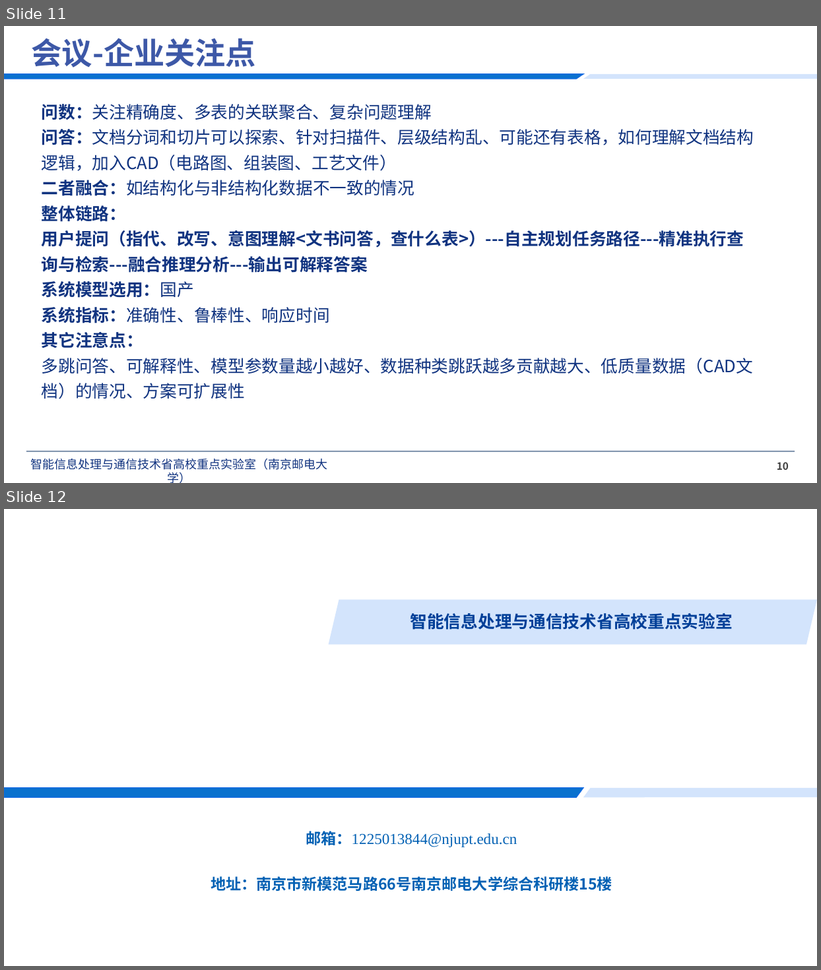
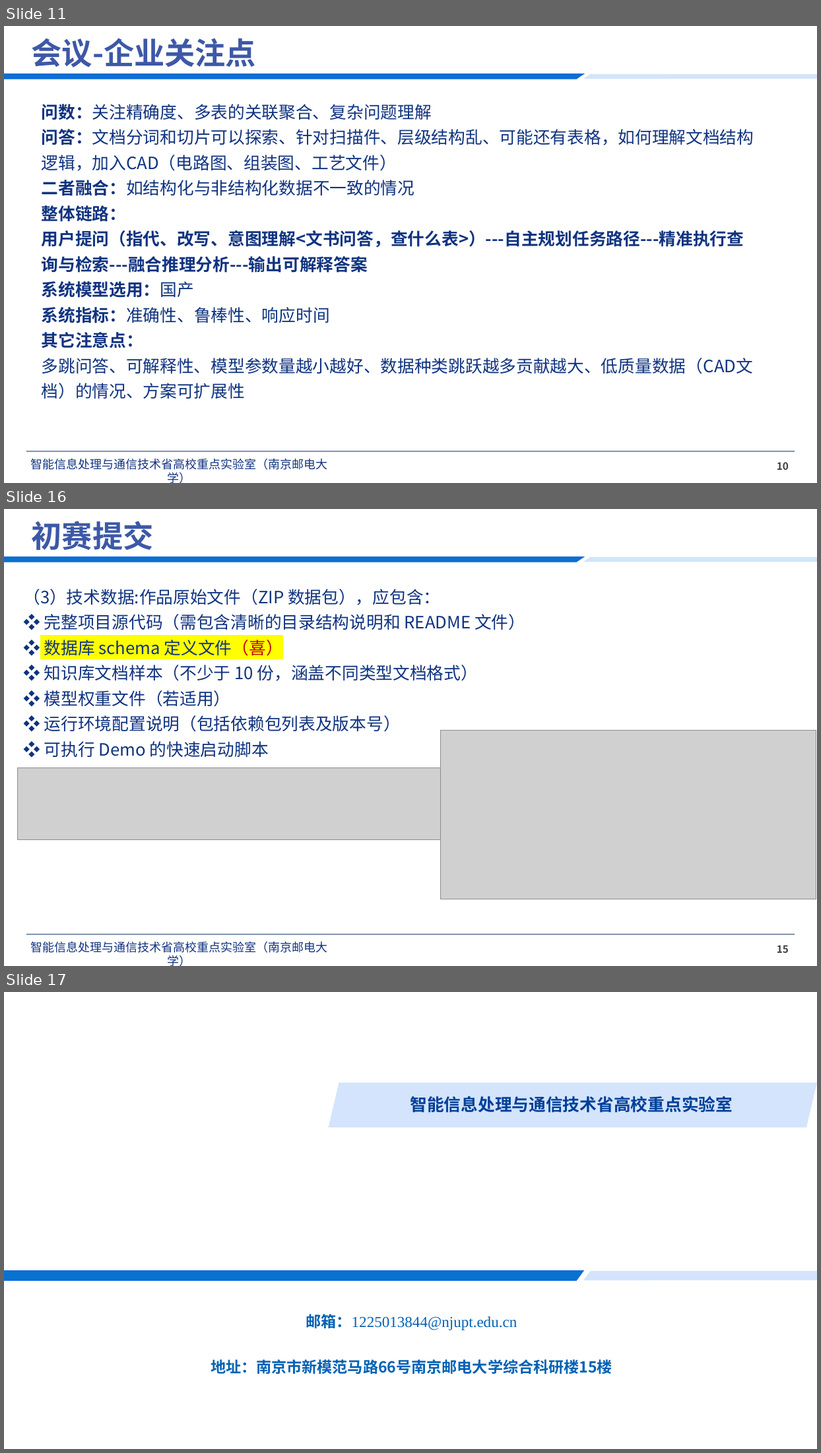
Before and after one commit to jiajia0820/chinook-business-agent, a slide deck: docs/reference/task8-analysis.pptx. Shown one above the other, each under a label of ours: slides 11 and 12 before the commit, slides 11, 16 and 17 after it; the slides between them are not shown. The pictures are 821x970 and 821x1453 pixels, drawn with LibreOffice and Linux fonts; fonts in the diff are those of the drawing; grey boxes stand for pictures; background and template pictures are left out. Boxes give left, top, right and bottom in pixels: in the first picture for what was removed or moved away, otherwise in the second. Text is boxed around its words. In the diff, an @@ line names an element or a change of style, - is before the commit and + after.

Commit message:
docs: 更新赛题八分析 pptx 至当前版本

```diff
--- a/docs/reference/task8-analysis.pptx
+++ b/docs/reference/task8-analysis.pptx
@@ slide 16 added at (x1=4, y1=509, x2=817, y2=966), background #FFFFFF; not listed: 5 template elements that a slide beside it also shows @@
@@ title added at (x1=32, y1=521, x2=154, y2=550), 36 pt, text #3D58A7, bold @@
+初赛提交
@@ text added at (x1=23, y1=589, x2=525, y2=757), 20 pt, text #103380 @@
+（3）技术数据:作品原始文件（ZIP 数据包），应包含：
+❖ 完整项目源代码（需包含清晰的目录结构说明和 README 文件）
+❖ 数据库 schema 定义文件（喜）
+❖ 知识库文档样本（不少于 10 份，涵盖不同类型文档格式）
+❖ 模型权重文件（若适用）
+❖ 运行环境配置说明（包括依赖包列表及版本号）
+❖ 可执行 Demo 的快速启动脚本
@@ picture added at (x1=440, y1=730, x2=816, y2=900) @@
@@ picture added at (x1=17, y1=768, x2=447, y2=840) @@
@@ what was slide 12 is now slide 17 @@
```
Also in this commit, not shown: 4 other slides added.
